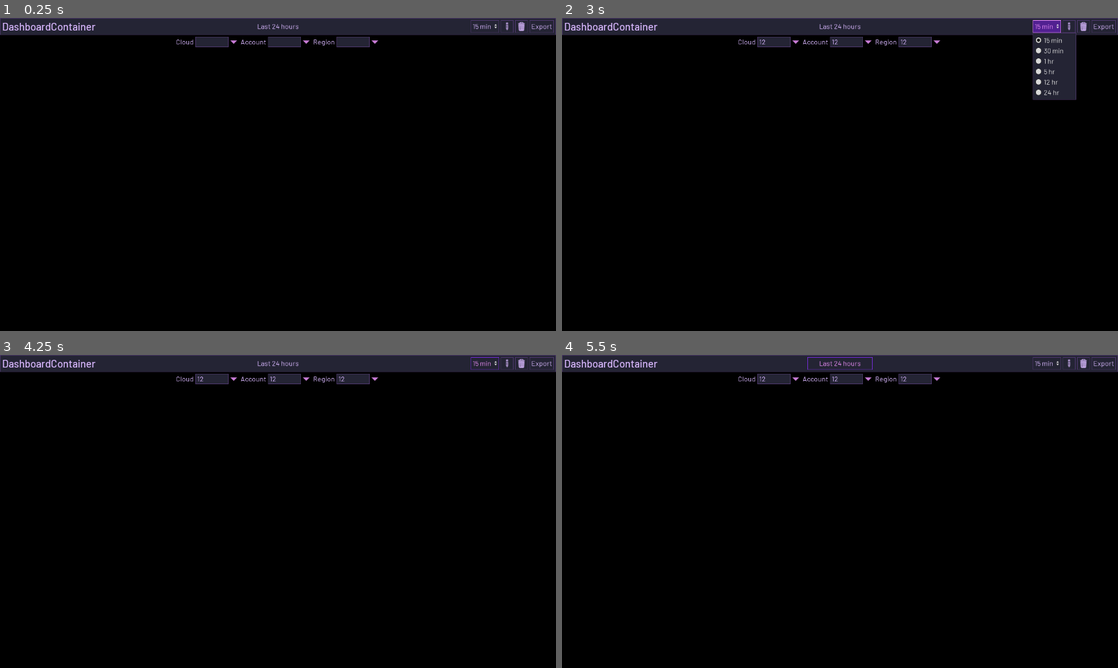
Above: before the commit, frames 1-4 (two rows, left to right).
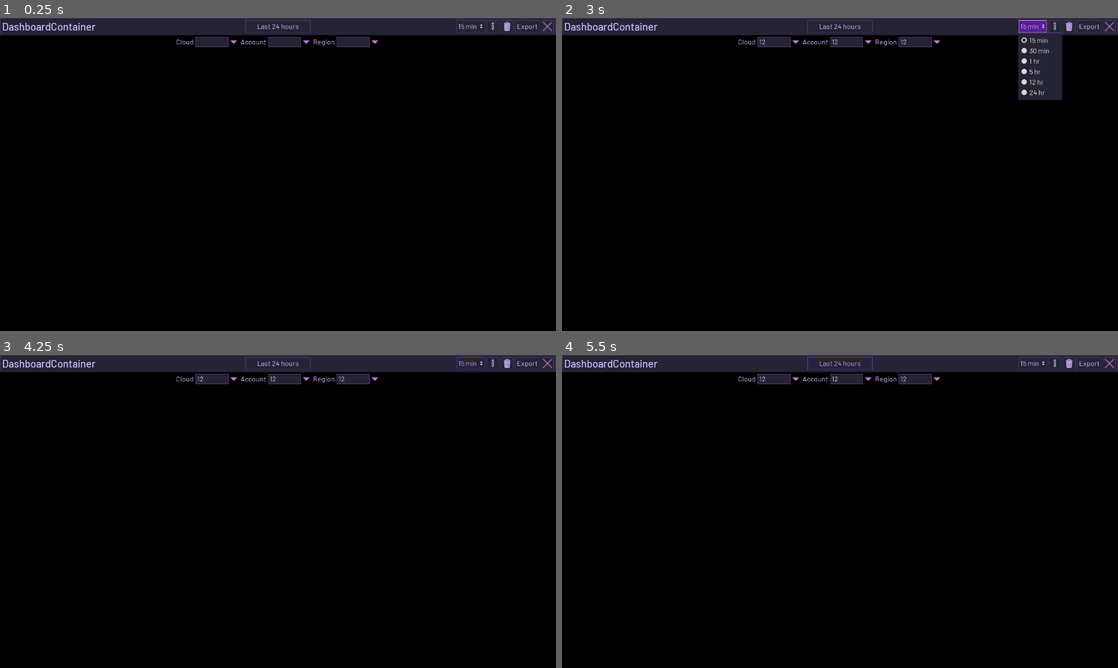
Above: after the commit, the same moments.

Repository: someengineering/resoto-ui
Game: Godot game, scene res://components/widgets/DashboardContainer.tscn
Same seed, same stepped clock (60 frames per second), same inputs: the game is played once before the commit and once after it. This scene is started directly instead of the project's main scene.
Inputs (mouse positions are in pixels of both pictures, inside the frame that each line leads up to; where the layout moved, square brackets give the same spot in the first picture):
- Up to frame 1 (0.25 s): no input
- Up to frame 2 (3 s): click (773, 43) at 0.52 s; type "12" at 0.6 s; click (845, 43) at 0.75 s; type "12" at 0.83 s; click (917, 43) at 0.98 s; type "12" at 1.07 s; click "Export" at 1.25 s; click (795, 43) at 2.02 s; click "15 min" at 2.75 s
- Up to frame 3 (4.25 s): click (494, 364) [505, 364] at 3.5 s
- Up to frame 4 (5.5 s): click "Last 24 hours" at 4.25 s; click "Accept" at 5 s

The runs differ from the first frame. In frame 1, 0.2% of the frame differs, in the area x 44-100%, y 0-5%; in frame 2, 1.7%, in the area x 44-100%, y 0-27%; in frame 3, 0.3%; in frame 4, 0.2%.

Commit message:
- Added a "Close" button to the DashboardContainer.
- Changed the default "+" tab in the DashboardManager to "Dashboard Manager", clicking it is no longer automatically adding a new dashboard.
- Some codestyle changes.

Diff:
--- a/src/components/widgets/DashboardContainer.gd
+++ b/src/components/widgets/DashboardContainer.gd
@@ -3,6 +3,7 @@
 
 signal deleted
 signal dashboard_changed(dashboard)
+signal dashboard_closed(dashboard)
 
 var dashboard_name : String = "" setget set_dashboard_name
 var last_saved_name : String = ""
@@ -34,6 +35,7 @@
 onready var accounts_combo := $VBoxContainer/FiltersContainer/AccountsCombo
 onready var regions_combo := $VBoxContainer/FiltersContainer/RegionsCombo
 
+
 func _ready() -> void:
 	add_widget_popup.from_date = $DateRangeSelector.from.unix_time
 	add_widget_popup.to_date = $DateRangeSelector.to.unix_time
@@ -59,8 +61,10 @@
 		last_refresh = current_time
 		dashboard.refresh()
 
+
 func _on_AddWidgetButton_pressed() -> void:
 	$WindowDialog.popup_centered()
+
 
 func _on_WidgetContainer_config_pressed(widget_container) -> void:
 	$WindowDialog.edit_widget(widget_container)
@@ -91,6 +95,7 @@
 	if !button_pressed:
 		emit_signal("dashboard_changed", self)
 
+
 func _on_OptionButton_item_selected(_index : int) -> void:
 	var text : String = refresh_option.text
 	text = text.replace("min", "*60")
@@ -104,6 +109,7 @@
 	emit_signal("deleted", get_position_in_parent())
 	queue_free()
 
+
 func set_dashboard_name(new_name : String) -> void:
 	name = new_name
 	dashboard_name = new_name
@@ -116,6 +122,7 @@
 		emit_signal("dashboard_changed", self)
 
 	last_saved_name = new_text
+
 
 func _on_infra_info_updated() -> void:
 	var clouds_filters = ["All"]
@@ -172,6 +179,7 @@
 	if initial_load:
 		emit_signal("dashboard_changed", self)
 
+
 func _on_AccountsCombo_option_changed(option):
 	if option == "All": option = ""
 	dashboard.filters["account"] = option
@@ -182,6 +190,7 @@
 	if initial_load:
 		emit_signal("dashboard_changed", self)
 
+
 func _on_RegionsCombo_option_changed(option):
 	if option == "All": option = ""
 	dashboard.filters["region"] = option
@@ -191,6 +200,7 @@
 
 	if initial_load:
 		emit_signal("dashboard_changed", self)
+
 
 func get_data() -> Dictionary:
 	var _widgets : Array = []
@@ -210,11 +220,13 @@
 
 	return data
 
+
 func set_refresh_time_option(option : String) -> void:
 	for i in refresh_option.get_item_count():
 		if refresh_option.get_item_text(i) == option:
 			refresh_option.select(i)
 			break
+
 
 func set_range(new_range : String) -> void:
 	var range_text = new_range
@@ -236,13 +248,16 @@
 	cloud = new_cloud
 	clouds_combo.text = cloud
 
+
 func set_account(new_account : String):
 	account = new_account
 	accounts_combo.text = account
 
+
 func set_region(new_region : String):
 	region = new_region
 	regions_combo.text = region
+
 
 func set_widgets(new_widgets : Array) -> void:
 	for settings in new_widgets:
@@ -267,3 +282,7 @@
 func _on_ExportButton_pressed():
 	if OS.has_feature("HTML5"):
 		JavaScript.download_buffer(JSON.print(get_data(),"\t").to_utf8(), "%s.json" % dashboard_name)
+
+
+func _on_CloseButton_pressed():
+	emit_signal("dashboard_closed", self)
--- a/src/components/widgets/DashboardContainer.tscn
+++ b/src/components/widgets/DashboardContainer.tscn
@@ -9,12 +9,15 @@
 [ext_resource path="res://components/widgets/NewWidgetPopup.tscn" type="PackedScene" id=7]
 [ext_resource path="res://components/widgets/DateRangeSelector.tscn" type="PackedScene" id=8]
 [ext_resource path="res://components/widgets/ComboBox.tscn" type="PackedScene" id=9]
+[ext_resource path="res://assets/icon_tabs_close.png" type="Texture" id=10]
 
 [sub_resource type="DynamicFont" id=3]
 size = 24
 font_data = ExtResource( 2 )
 
 [sub_resource type="StyleBoxEmpty" id=4]
+
+[sub_resource type="StyleBoxEmpty" id=7]
 
 [sub_resource type="StyleBoxEmpty" id=5]
 
@@ -79,12 +82,13 @@
 margin_bottom = 34.0
 
 [node name="DashboardNameLabel" type="LineEdit" parent="VBoxContainer/PanelContainer/HBoxContainer"]
-margin_right = 1715.0
+margin_right = 1682.0
 margin_bottom = 29.0
 size_flags_horizontal = 3
 custom_colors/font_color_uneditable = Color( 0.85098, 0.721569, 1, 1 )
 custom_fonts/font = SubResource( 3 )
 custom_styles/read_only = SubResource( 4 )
+custom_styles/focus = SubResource( 7 )
 custom_styles/normal = SubResource( 5 )
 text = "Dashboard"
 
@@ -98,16 +102,16 @@
 text = "+"
 
 [node name="RefreshOptionButton" type="OptionButton" parent="VBoxContainer/PanelContainer/HBoxContainer"]
-margin_left = 1719.0
-margin_right = 1784.0
+margin_left = 1686.0
+margin_right = 1751.0
 margin_bottom = 29.0
 text = "15 min"
 items = [ "15 min", null, false, 0, null, "30 min", null, false, 1, null, "1 hr", null, false, 2, null, "5 hr", null, false, 3, null, "12 hr", null, false, 4, null, "24 hr", null, false, 5, null ]
 selected = 0
 
 [node name="LockButton" type="Button" parent="VBoxContainer/PanelContainer/HBoxContainer"]
-margin_left = 1788.0
-margin_right = 1817.0
+margin_left = 1755.0
+margin_right = 1784.0
 margin_bottom = 29.0
 rect_min_size = Vector2( 29, 29 )
 toggle_mode = true
@@ -115,18 +119,27 @@
 expand_icon = true
 
 [node name="DeleteButton" type="Button" parent="VBoxContainer/PanelContainer/HBoxContainer"]
-margin_left = 1821.0
-margin_right = 1850.0
+margin_left = 1788.0
+margin_right = 1817.0
 margin_bottom = 29.0
 rect_min_size = Vector2( 29, 29 )
 icon = ExtResource( 4 )
 expand_icon = true
 
 [node name="ExportButton" type="Button" parent="VBoxContainer/PanelContainer/HBoxContainer"]
-margin_left = 1854.0
+margin_left = 1821.0
+margin_right = 1877.0
+margin_bottom = 29.0
+text = "Export"
+
+[node name="CloseButton" type="Button" parent="VBoxContainer/PanelContainer/HBoxContainer"]
+margin_left = 1881.0
 margin_right = 1910.0
 margin_bottom = 29.0
-text = "Export"
+rect_min_size = Vector2( 29, 29 )
+icon = ExtResource( 10 )
+icon_align = 1
+expand_icon = true
 
 [node name="DateButton" type="Button" parent="VBoxContainer/PanelContainer"]
 margin_left = 885.0
@@ -136,7 +149,6 @@
 rect_min_size = Vector2( 150, 0 )
 size_flags_horizontal = 6
 text = "Last 24 hours"
-flat = true
 
 [node name="FiltersContainer" type="HBoxContainer" parent="VBoxContainer"]
 margin_top = 43.0
@@ -232,6 +244,7 @@
 [connection signal="toggled" from="VBoxContainer/PanelContainer/HBoxContainer/LockButton" to="." method="_on_LockButton_toggled"]
 [connection signal="pressed" from="VBoxContainer/PanelContainer/HBoxContainer/DeleteButton" to="." method="_on_DeleteButton_pressed"]
 [connection signal="pressed" from="VBoxContainer/PanelContainer/HBoxContainer/ExportButton" to="." method="_on_ExportButton_pressed"]
+[connection signal="pressed" from="VBoxContainer/PanelContainer/HBoxContainer/CloseButton" to="." method="_on_CloseButton_pressed"]
 [connection signal="pressed" from="VBoxContainer/PanelContainer/DateButton" to="." method="_on_DateButton_pressed"]
 [connection signal="option_changed" from="VBoxContainer/FiltersContainer/CloudsCombo" to="." method="_on_CloudsCombo_option_changed"]
 [connection signal="option_changed" from="VBoxContainer/FiltersContainer/AccountsCombo" to="." method="_on_AccountsCombo_option_changed"]
--- a/src/components/widgets/DashboardManager.gd
+++ b/src/components/widgets/DashboardManager.gd
@@ -9,20 +9,14 @@
 var total_saved_dashboards : int = 0
 var dashboards_loaded : int = 0
 
-onready var dashboards_list = $"+/VBoxContainer/HBoxContainer/VBoxContainer2/ScrollContainer/ItemList"
+onready var dashboards_list = find_node("DashboardItemList")
 
 
 func _ready():
+	set_tab_title(0, "Manage Dashboards")
 	get_tree().connect("files_dropped", self, "_on_files_dropped")
 	connect("all_dashboards_loaded", self, "open_user_dashboards", [], CONNECT_ONESHOT)
 
-
-func _on_DashBoardManager_gui_input(event) -> void:
-	if event is InputEventMouseButton:
-		if event.button_index == BUTTON_LEFT:
-			if not event.is_pressed():
-				if get_tab_title(current_tab) == "+":
-					add_dashboard()
 
 func _unhandled_input(event):
 	if event is InputEventKey and event.alt and event.is_pressed():
@@ -32,6 +26,7 @@
 			current_tab = wrapi(current_tab + 1, 0, get_child_count() - 1)
 		elif event.scancode in number_keys:
 			current_tab = int(min(number_keys.find(event.scancode), get_child_count() - 2))
+
 
 func add_dashboard(dashboard_name : String = ""):
 	var new_tab = dashboard_container_scene.instance()
@@ -43,6 +38,7 @@
 	move_child(new_tab, get_tab_control(current_tab).get_position_in_parent())
 
 	new_tab.connect("dashboard_changed", self, "save_dashboard")
+	new_tab.connect("dashboard_closed", self, "close_dashboard")
 
 	yield(VisualServer,"frame_post_draw")
 
@@ -55,14 +51,21 @@
 	if get_child_count() <= 2:
 		request_saved_dashboards()
 
+
 func save_dashboard(dashboard : DashboardContainer):
 	var data = dashboard.get_data()
 	API.cli_execute("configs delete resoto.ui.dashboard."+dashboard.last_saved_name.replace(" ", "_"), self)
 	API.patch_config_id(self, "resoto.ui.dashboard."+dashboard.name.replace(" ","_"), JSON.print(data))
 	dashboard.last_saved_name = dashboard.dashboard_name
 
+
+func close_dashboard(dashboard : DashboardContainer):
+	dashboard.queue_free()
+
+
 func _on_cli_execute_done(_error : int, _response):
 	pass
+
 
 func _on_patch_config_id_done(_error : int, _response):
 	_g.emit_signal("add_toast", "Your Dashboard has been saved!", "")
@@ -106,6 +109,7 @@
 		return
 	var data : Dictionary = available_dashboards[dashboard_name]
 	create_dashboard_with_data(data)
+
 
 func create_dashboard_with_data(data):
 	if not "dashboard_name" in data:
@@ -164,6 +168,7 @@
 func _on_AddDashboard_pressed():
 	add_dashboard()
 
+
 func _on_files_dropped(files, _screen):
 	var file = File.new()
 	if not file.open(files[0], File.READ):
--- a/src/components/widgets/DashboardManager.tscn
+++ b/src/components/widgets/DashboardManager.tscn
@@ -16,16 +16,17 @@
 margin_top = 4.0
 theme = ExtResource( 2 )
 tab_align = 0
+drag_to_rearrange_enabled = true
 script = ExtResource( 1 )
 
-[node name="+" type="Control" parent="."]
+[node name="ManageDashboards" type="Control" parent="."]
 anchor_right = 1.0
 anchor_bottom = 1.0
 margin_left = 15.0
 margin_top = 23.0
 margin_right = -15.0
 
-[node name="VBoxContainer" type="VBoxContainer" parent="+"]
+[node name="VBoxContainer" type="VBoxContainer" parent="ManageDashboards"]
 anchor_left = 0.5
 anchor_top = 0.5
 anchor_right = 0.5
@@ -36,37 +37,37 @@
 margin_bottom = 228.5
 custom_constants/separation = 20
 
-[node name="Label" type="Label" parent="+/VBoxContainer"]
+[node name="Label" type="Label" parent="ManageDashboards/VBoxContainer"]
 margin_right = 720.0
 margin_bottom = 39.0
 custom_fonts/font = SubResource( 22 )
 text = "You don't have any dashboards opened!"
 align = 1
 
-[node name="HSeparator" type="HSeparator" parent="+/VBoxContainer"]
+[node name="HSeparator" type="HSeparator" parent="ManageDashboards/VBoxContainer"]
 margin_top = 59.0
 margin_right = 720.0
 margin_bottom = 63.0
 
-[node name="HBoxContainer" type="HBoxContainer" parent="+/VBoxContainer"]
+[node name="HBoxContainer" type="HBoxContainer" parent="ManageDashboards/VBoxContainer"]
 margin_top = 83.0
 margin_right = 720.0
 margin_bottom = 457.0
 size_flags_vertical = 3
 
-[node name="VBoxContainer" type="VBoxContainer" parent="+/VBoxContainer/HBoxContainer"]
+[node name="VBoxContainer" type="VBoxContainer" parent="ManageDashboards/VBoxContainer/HBoxContainer"]
 margin_right = 354.0
 margin_bottom = 374.0
 size_flags_horizontal = 3
 
-[node name="Label" type="Label" parent="+/VBoxContainer/HBoxContainer/VBoxContainer"]
+[node name="Label" type="Label" parent="ManageDashboards/VBoxContainer/HBoxContainer/VBoxContainer"]
 margin_right = 354.0
 margin_bottom = 20.0
 size_flags_horizontal = 3
 text = "Create New Dashboard"
 align = 1
 
-[node name="AddDashboard" type="Button" parent="+/VBoxContainer/HBoxContainer/VBoxContainer"]
+[node name="AddDashboard" type="Button" parent="ManageDashboards/VBoxContainer/HBoxContainer/VBoxContainer"]
 margin_left = 129.0
 margin_top = 151.0
 margin_right = 225.0
@@ -76,31 +77,31 @@
 size_flags_vertical = 6
 text = "+"
 
-[node name="VSeparator" type="VSeparator" parent="+/VBoxContainer/HBoxContainer"]
+[node name="VSeparator" type="VSeparator" parent="ManageDashboards/VBoxContainer/HBoxContainer"]
 margin_left = 358.0
 margin_right = 362.0
 margin_bottom = 374.0
 
-[node name="VBoxContainer2" type="VBoxContainer" parent="+/VBoxContainer/HBoxContainer"]
+[node name="VBoxContainer2" type="VBoxContainer" parent="ManageDashboards/VBoxContainer/HBoxContainer"]
 margin_left = 366.0
 margin_right = 720.0
 margin_bottom = 374.0
 size_flags_horizontal = 3
 
-[node name="Label" type="Label" parent="+/VBoxContainer/HBoxContainer/VBoxContainer2"]
+[node name="Label" type="Label" parent="ManageDashboards/VBoxContainer/HBoxContainer/VBoxContainer2"]
 margin_right = 354.0
 margin_bottom = 20.0
 text = "Open Existing Dashboard"
 align = 1
 
-[node name="ScrollContainer" type="ScrollContainer" parent="+/VBoxContainer/HBoxContainer/VBoxContainer2"]
+[node name="ScrollContainer" type="ScrollContainer" parent="ManageDashboards/VBoxContainer/HBoxContainer/VBoxContainer2"]
 margin_top = 24.0
 margin_right = 354.0
 margin_bottom = 346.0
 size_flags_vertical = 3
 custom_styles/bg = SubResource( 23 )
 
-[node name="ItemList" type="ItemList" parent="+/VBoxContainer/HBoxContainer/VBoxContainer2/ScrollContainer"]
+[node name="DashboardItemList" type="ItemList" parent="ManageDashboards/VBoxContainer/HBoxContainer/VBoxContainer2/ScrollContainer"]
 margin_right = 354.0
 margin_bottom = 322.0
 size_flags_horizontal = 3
@@ -108,7 +109,7 @@
 select_mode = 1
 same_column_width = true
 
-[node name="OpenDashboard" type="Button" parent="+/VBoxContainer/HBoxContainer/VBoxContainer2"]
+[node name="OpenDashboard" type="Button" parent="ManageDashboards/VBoxContainer/HBoxContainer/VBoxContainer2"]
 margin_left = 309.0
 margin_top = 350.0
 margin_right = 354.0
@@ -117,6 +118,5 @@
 text = "Open"
 
 [connection signal="all_dashboards_loaded" from="." to="." method="_on_DashBoardManager_all_dashboards_loaded"]
-[connection signal="gui_input" from="." to="." method="_on_DashBoardManager_gui_input"]
-[connection signal="pressed" from="+/VBoxContainer/HBoxContainer/VBoxContainer/AddDashboard" to="." method="_on_AddDashboard_pressed"]
-[connection signal="pressed" from="+/VBoxContainer/HBoxContainer/VBoxContainer2/OpenDashboard" to="." method="_on_OpenDashboard_pressed"]
+[connection signal="pressed" from="ManageDashboards/VBoxContainer/HBoxContainer/VBoxContainer/AddDashboard" to="." method="_on_AddDashboard_pressed"]
+[connection signal="pressed" from="ManageDashboards/VBoxContainer/HBoxContainer/VBoxContainer2/OpenDashboard" to="." method="_on_OpenDashboard_pressed"]
Not shown: 1 places in src/components/widgets/DashboardContainer.tscn that only renumber resources
